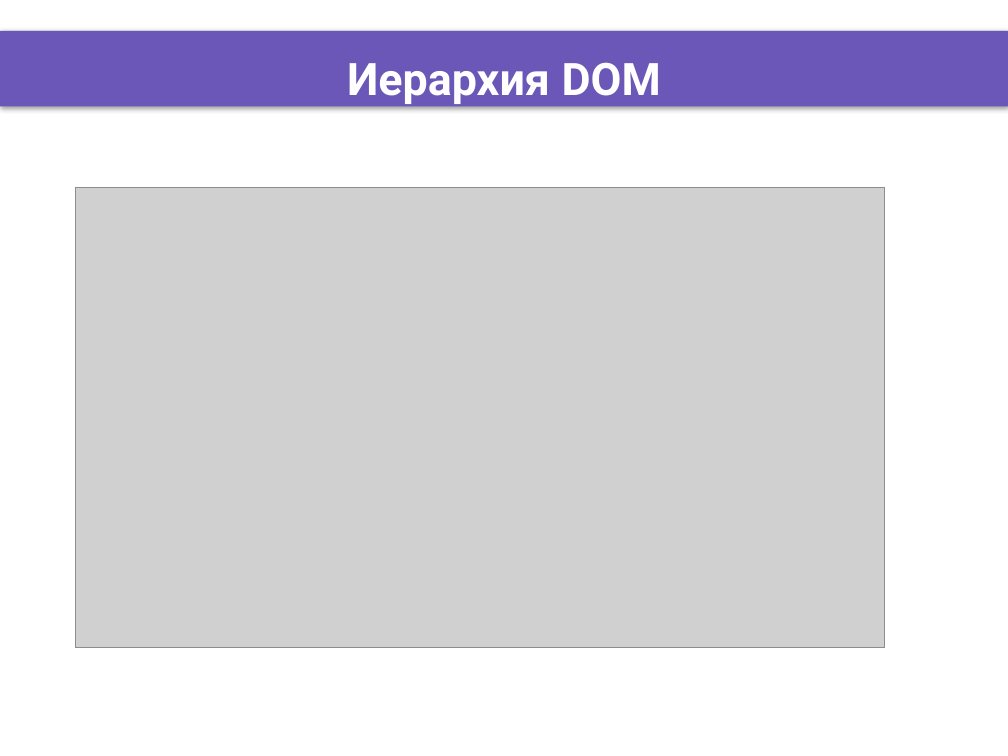
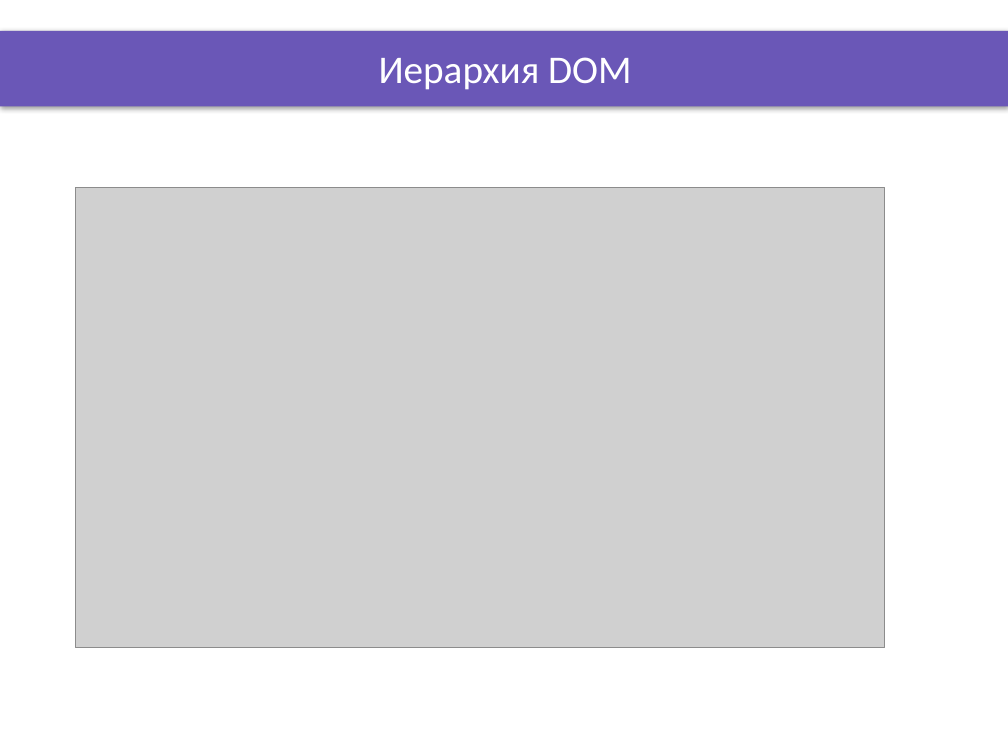
Before and after one commit to DinamickaDevelopment/Ignite-1, a slide deck: slide 4 of 001_JavaScript/006_lesson/Presentation/Document_page_objects.pptx. Drawn at 1008x756 pixels with LibreOffice and Linux fonts; fonts in the diff are those of the drawing; grey boxes stand for pictures; background and template pictures are left out. Boxes give left, top, right and bottom in pixels: in the first picture for what was removed or moved away, otherwise in the second. Text is boxed around its words. In the diff, an @@ line names an element or a change of style, - is before the commit and + after.

```diff
--- a/001_JavaScript/006_lesson/Presentation/Document_page_objects.pptx
+++ b/001_JavaScript/006_lesson/Presentation/Document_page_objects.pptx
@@ title "Иерархия DOM": place and size @@
-title "Иерархия DOM" at [347, 62, 661, 104]
+title "Иерархия DOM" at [379, 57, 631, 90]
@@ title "Иерархия DOM" at [379, 57, 631, 90]: size 32 to 28 pt, font Roboto to Calibri, bold off @@
```
Also in this commit, not shown: 6 other slides changed, 9 other files.
